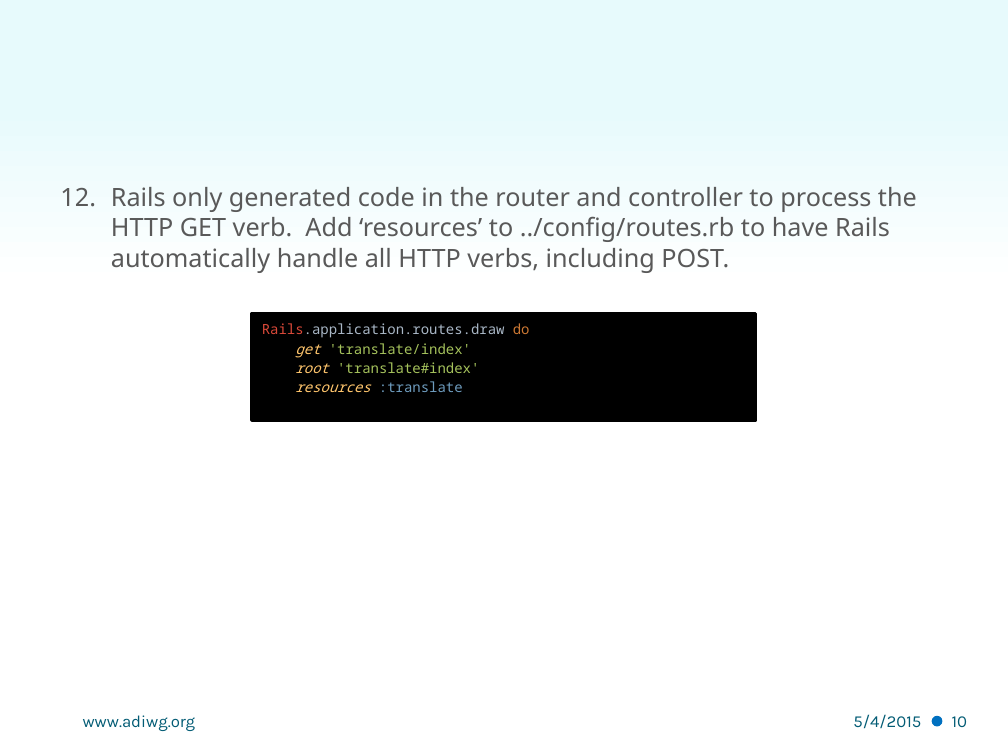
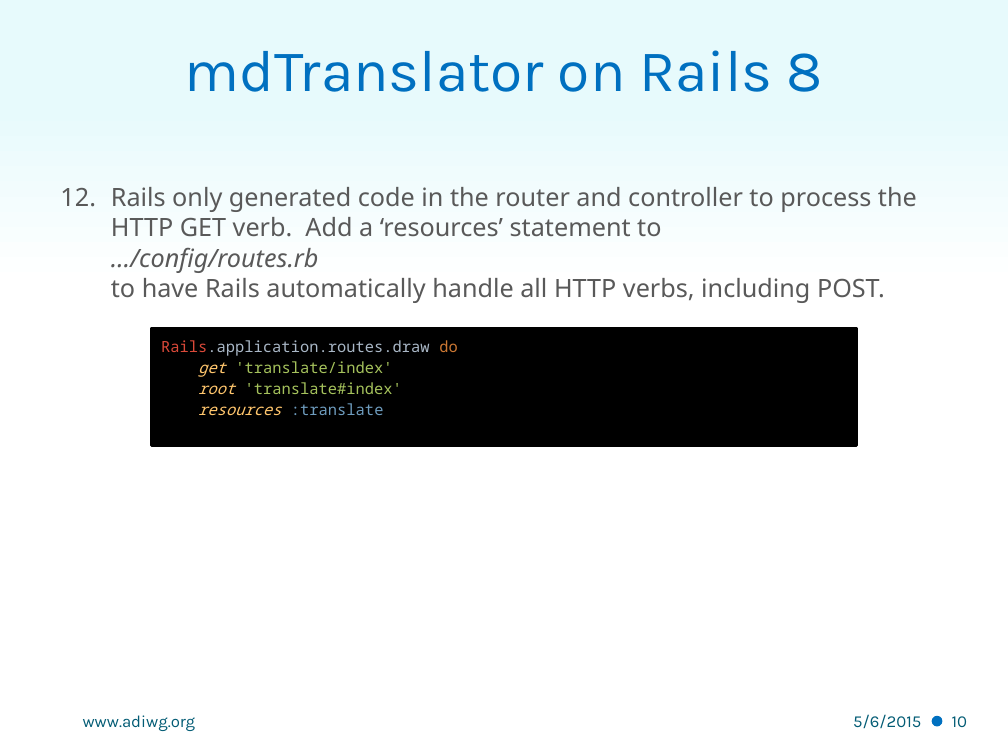
Before and after one commit to adiwg/mdWorkshop, a slide deck: slide 10 of S3 - Rails Application.pptx. Drawn at 1008x756 pixels with LibreOffice and Linux fonts; fonts in the diff are those of the drawing; background and template pictures are left out. Boxes give left, top, right and bottom in pixels: in the first picture for what was removed or moved away, otherwise in the second. Text is boxed around its words. In the diff, an @@ line names an element or a change of style, - is before the commit and + after.

```diff
--- a/S3 - Rails Application.pptx
+++ b/S3 - Rails Application.pptx
@@ title added at box(185, 50, 823, 92), 42 pt, text #0070C0 @@
+mdTranslator on Rails 8
@@ text at box(111, 187, 917, 303): text changed @@
-12. Rails only generated code in the router and controller to process the HTTP GET verb. Add ‘resources’ to ../config/routes.rb to have Rails automatically handle all HTTP verbs, including POST.
+12. Rails only generated code in the router and controller to process the HTTP GET verb. Add a ‘resources’ statement to
+    …/config/routes.rb
+    to have Rails automatically handle all HTTP verbs, including POST.
@@ rectangle "Rails.application.routes.draw do get 'translate/index' root ...": place and size @@
-rectangle "Rails.application.routes.draw do get 'translate/index' root ..." at box(252, 313, 756, 420)
+rectangle "Rails.application.routes.draw do get 'translate/index' root ..." at box(151, 329, 857, 445)
@@ rectangle "Rails.application.routes.draw do get 'translate/index' root ..." at box(151, 329, 857, 445): size 10 to 11 pt @@
@@ text at box(853, 714, 921, 729): text changed @@
-5/4/2015
+5/6/2015
```
Also in this commit, not shown: 16 other slides changed, 3 other files.
